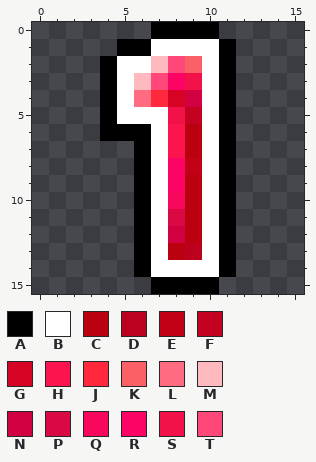
Pixel-art sprite, stored at textures/segment2/segment2.00200.rgba16.png. The first picture shows the starting point.
The file is 16x16 pixels. Colours within 5 levels of each other are drawn and written as one.
Palette (. is transparent): A #000000  B #ffffff  C #bb000f  D #bc011f  E #c20016  F #c50121  G #d60325  H #fb144d  J #ff283d  K #fa6065  L #ff6c81  M #ffbabf  N #d10141  P #da0944  Q #f8085c  R #fc0466  S #f3114a  T #ff477a
After the commit:
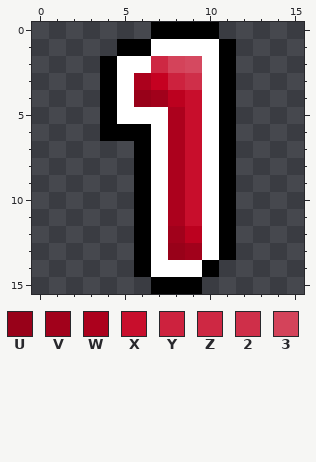
Colours new in this view: U #980119  V #a1011b  W #ac011d  X #c80e2c  Y #cd223e  Z #ce2843  2 #cf2f49  3 #d4435a
The edit:
Colour K changes from #fa6065 to #d54960.
The author changed colour S to colour 2 in row 3 at x 9.
The author changed colour T to colour 3 in row 2 at x 8.
The author changed colour B to colour A in row 14 at x 10.
The author changed colour C to colour D in row 12 at x 9.
The author changed colour G to colour D in row 4 at x 8.
The author changed colour T to colour F in row 3 at x 7.
The author changed colour C to colour U in row 13 at x 8.
The author changed colour L to colour U in row 4 at x 6.
The author changed colour D to colour V in row 13 at x 9.
The author changed colour J to colour V in row 4 at x 7.
The author changed colour N to colour V in row 12 at x 8.
The author changed colour H to colour W in rows 6 to 7 at x 8.
The author changed colour M to colour W in row 3 at x 6.
The author changed colour P to colour W in row 11 at x 8.
The author changed colour Q to colour W in row 10 at x 8.
The author changed colour R to colour W in rows 8 to 9 at x 8.
The author changed colour S to colour W in row 5 at x 8.
The author changed colour C to colour X in rows 6 to 7 at x 9; in rows 9 to 11 at x 9.
The author changed colour E to colour X in row 8 at x 9.
The author changed colour F to colour X in row 5 at x 9.
The author changed colour N to colour X in row 4 at x 9.
The author changed colour R to colour Y in row 3 at x 8.
The author changed colour M to colour Z in row 2 at x 7.
Colour A is removed in row 14 at x 11; in row 15 at x 10.
Where, in picture pixels (left, top, right, bottom), the same in both pictures:
changed: (134, 56, 236, 294)
